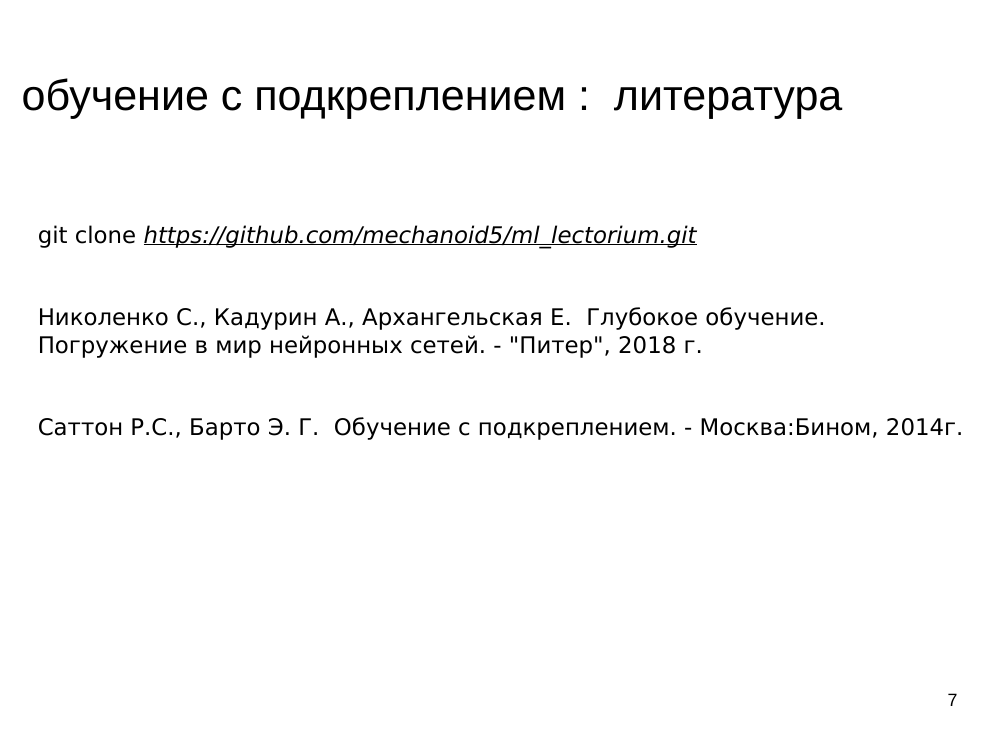
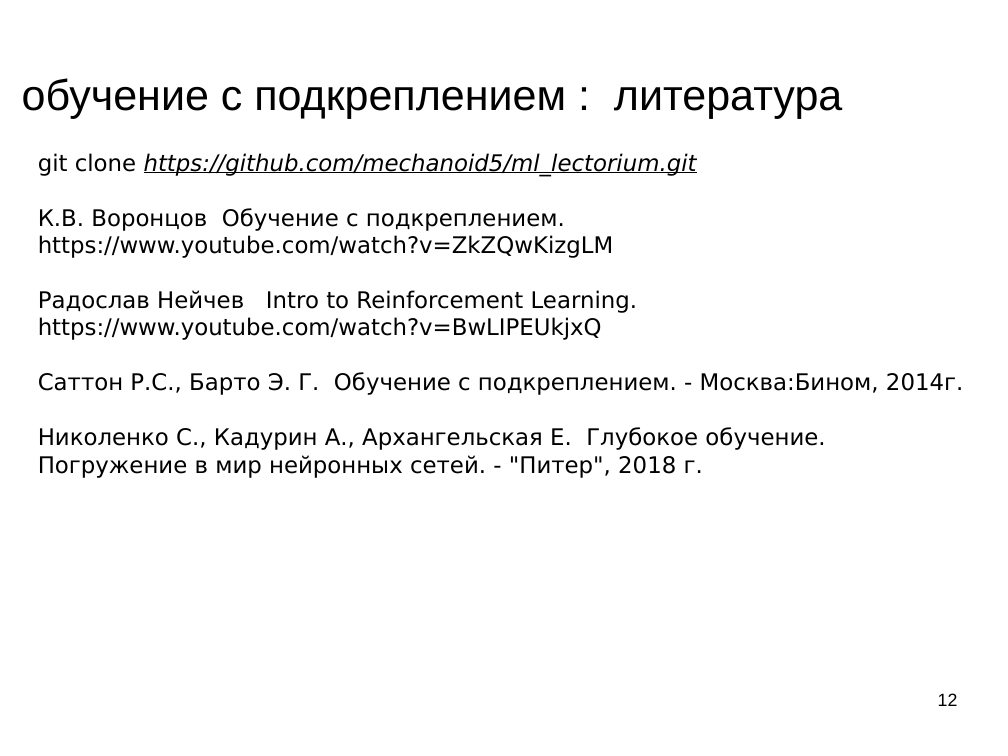
Before and after one commit to mechanoid5/ml_lectorium_legacy, a slide deck: slide 12 of 34-reinforcement-learning.odp (slide 7 before the commit). Drawn at 1008x756 pixels with LibreOffice and Linux fonts; fonts in the diff are those of the drawing; background and template pictures are left out. Boxes give left, top, right and bottom in pixels: in the first picture for what was removed or moved away, otherwise in the second. Text is boxed around its words. In the diff, an @@ line names an element or a change of style, - is before the commit and + after.

```diff
--- a/34-reinforcement-learning.odp
+++ b/34-reinforcement-learning.odp
@@ text "git clone https://github.com/mechanoid5/ml_lectorium.git": place and size @@
-text "git clone https://github.com/mechanoid5/ml_lectorium.git" at [38,225,963,440]
+text "git clone https://github.com/mechanoid5/ml_lectorium.git" at [38,153,963,478]
@@ text at [38,208,963,395]: paragraphs added @@
+К.В. Воронцов Обучение с подкреплением.
+https://www.youtube.com/watch?v=ZkZQwKizgLM
+Радослав Нейчев Intro to Reinforcement Learning.
+https://www.youtube.com/watch?v=BwLIPEUkjxQ
+Саттон Р.С., Барто Э. Г. Обучение с подкреплением. - Москва:Бином, 2014г.
@@ text at [38,417,963,440]: paragraph removed @@
-Саттон Р.С., Барто Э. Г. Обучение с подкреплением. - Москва:Бином, 2014г.
@@ page number at [938,693,958,706]: text changed @@
-7
+12
```
Also in this commit, not shown: 5 slides added.
